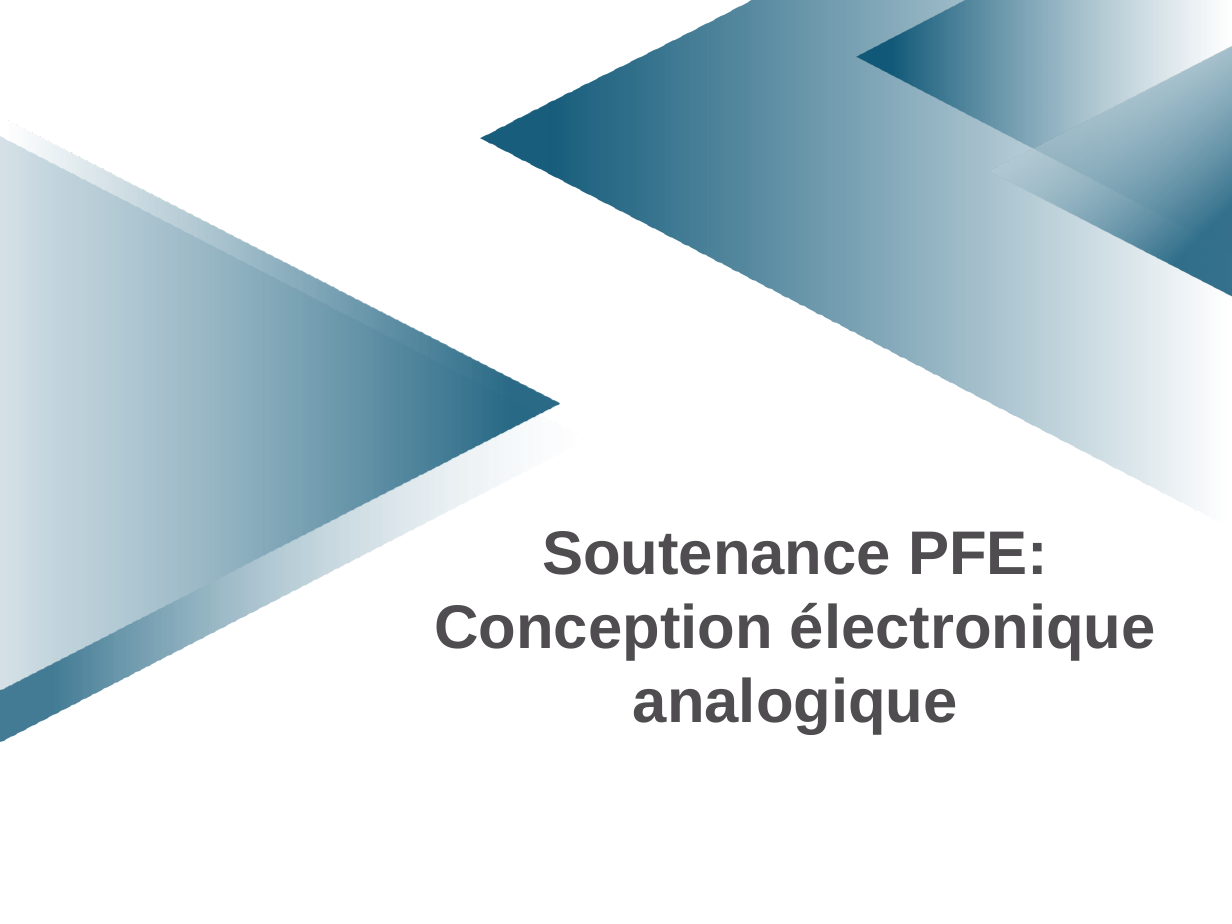
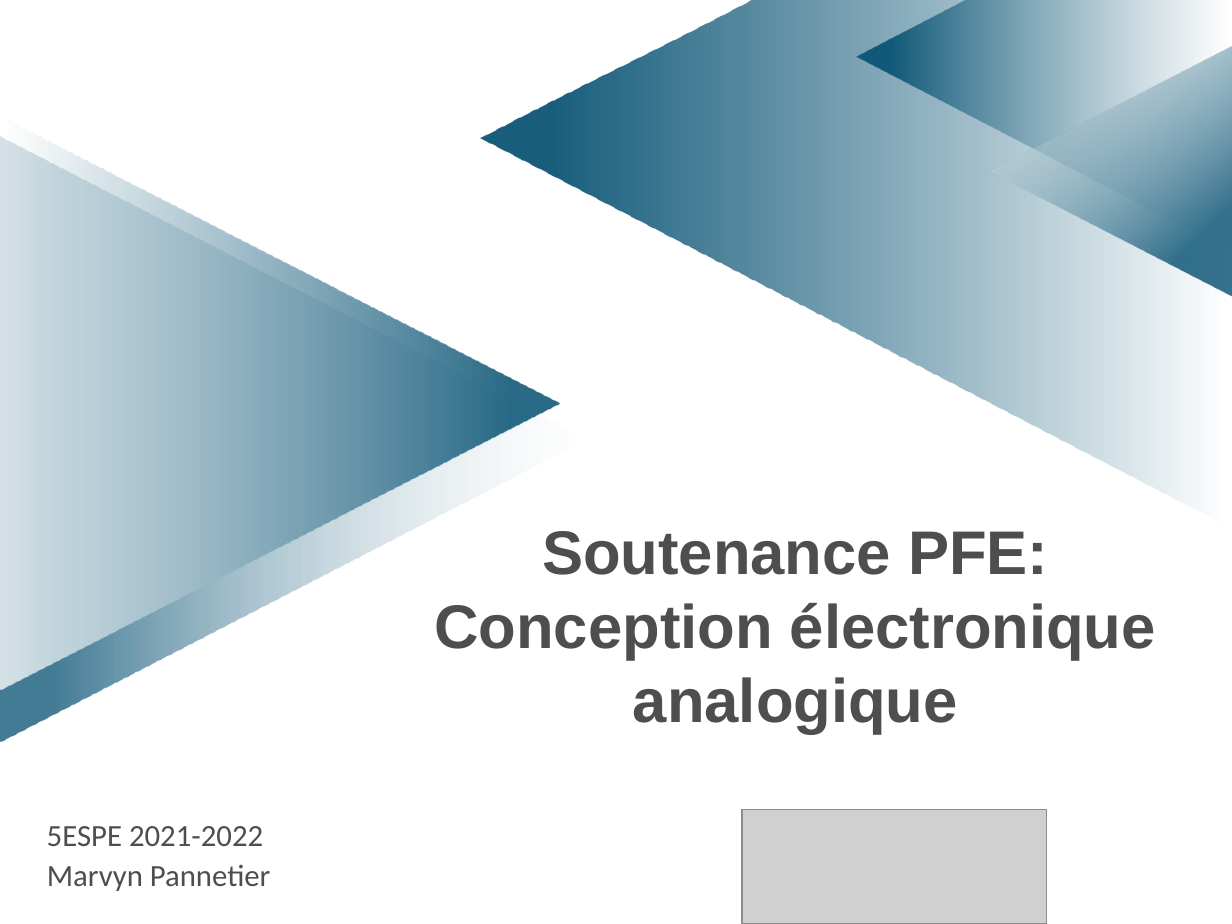
Before and after one commit to MarvynPannetier/ACSinternship, a slide deck: slide 1 of Diapo_soutenance.pptx. Drawn at 1232x924 pixels with LibreOffice and Linux fonts; fonts in the diff are those of the drawing; grey boxes stand for pictures; background and template pictures are left out. Boxes give left, top, right and bottom in pixels: in the first picture for what was removed or moved away, otherwise in the second. Text is boxed around its words. In the diff, an @@ line names an element or a change of style, - is before the commit and + after.

```diff
--- a/Diapo_soutenance.pptx
+++ b/Diapo_soutenance.pptx
@@ picture added at box(742, 809, 1046, 924) @@
@@ text added at box(47, 826, 263, 846), 18 pt, text #4F4D50 @@
+5ESPE 2021-2022
@@ text added at box(47, 865, 271, 891), 18 pt, text #4F4D50 @@
+Marvyn Pannetier
```
Also in this commit, not shown: 2 other slides changed, 23 slides added, 6 slides removed, 1 other file.
